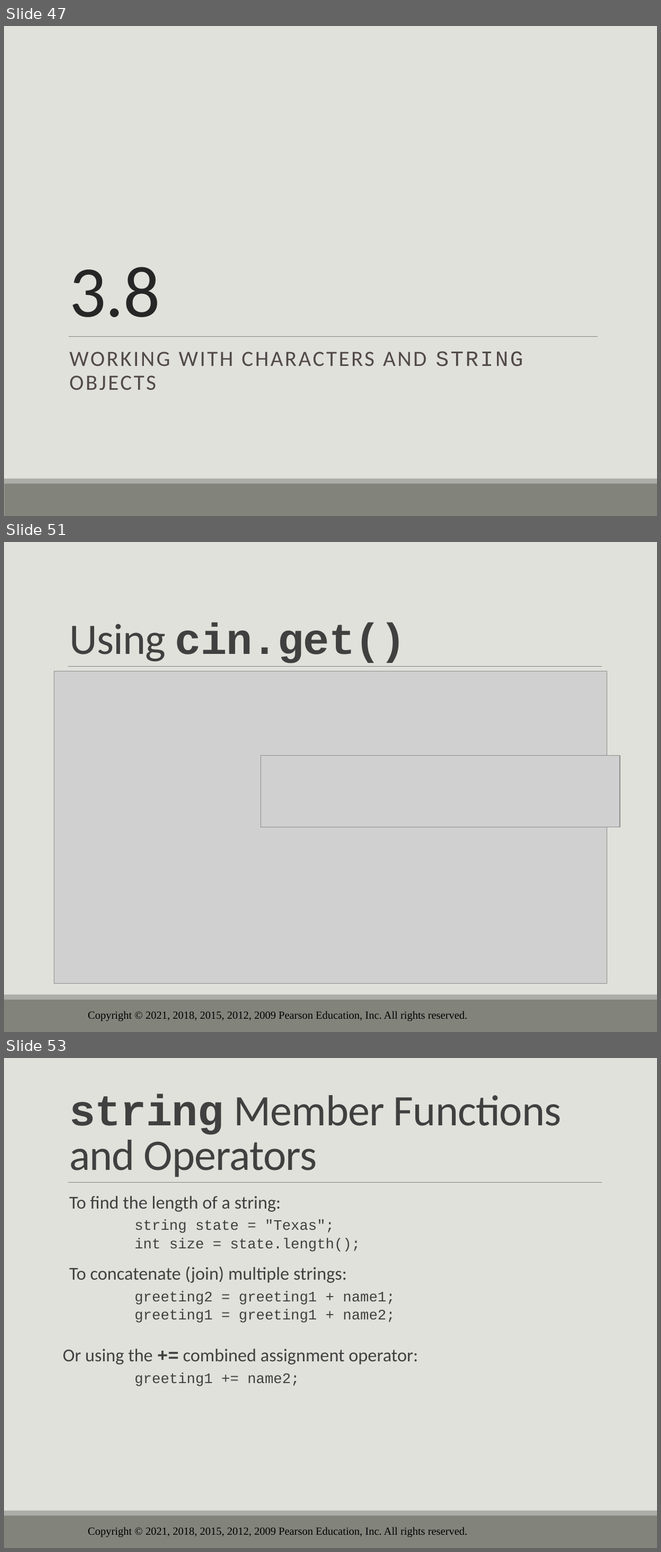
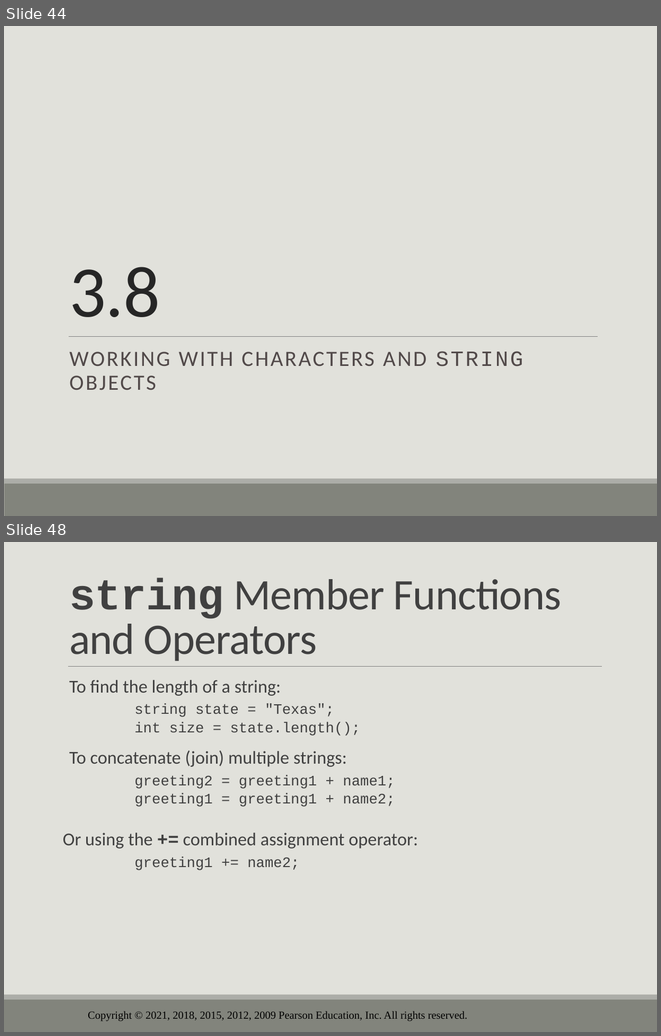
Before and after one commit to drolsonmi/eng1400, a slide deck: 1400_03_Expressions and Interactivity.pptx. Shown one above the other, each under a label of ours: slides 47, 51 and 53 before the commit, slides 44 and 48 after it; the slides between them are not shown. The pictures are 661x1552 and 661x1036 pixels, drawn with LibreOffice and Linux fonts; fonts in the diff are those of the drawing; grey boxes stand for pictures; background and template pictures are left out. Boxes give left, top, right and bottom in pixels: in the first picture for what was removed or moved away, otherwise in the second. Text is boxed around its words. In the diff, an @@ line names an element or a change of style, - is before the commit and + after.

```diff
--- a/1400_03_Expressions and Interactivity.pptx
+++ b/1400_03_Expressions and Interactivity.pptx
@@ slide 51 removed at <box>4,542,657,1032</box>, background #E1E1DB; not listed: 4 template elements that a slide beside it also shows @@
@@ title removed at <box>69,623,406,663</box> @@
-Using cin.get()
@@ picture removed at <box>54,671,607,983</box> @@
@@ picture removed at <box>261,756,620,827</box> @@
@@ what was slide 47 is now slide 44 @@
@@ what was slide 53 is now slide 48 @@
```
Also in this commit, not shown: 8 slides changed, 1 slide added, 5 other slides removed, 5 other files.
